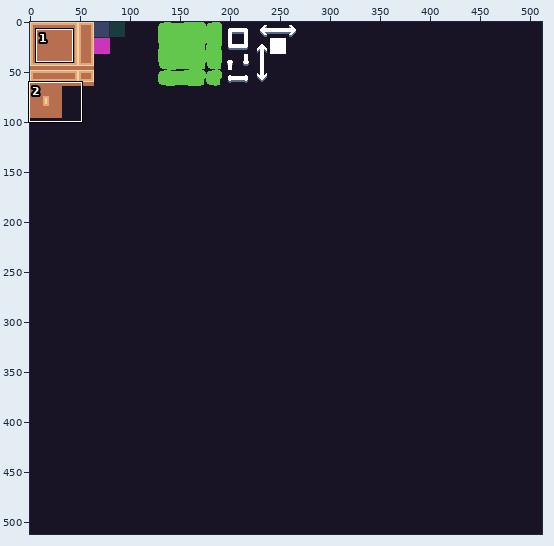
Two versions of one pixel-art file, res/gfx/tileset.aseprite. The first picture is a wide view before the edit; the outline marks the close-up.
Close-up. Before the commit:
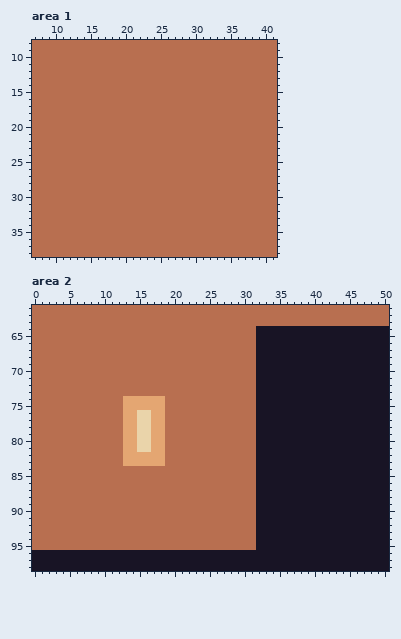
512x512 pixels, 1 frame. Shown: area 1: x 7..41, y 8..38; area 2: x 0..50, y 61..98.
And afterwards:
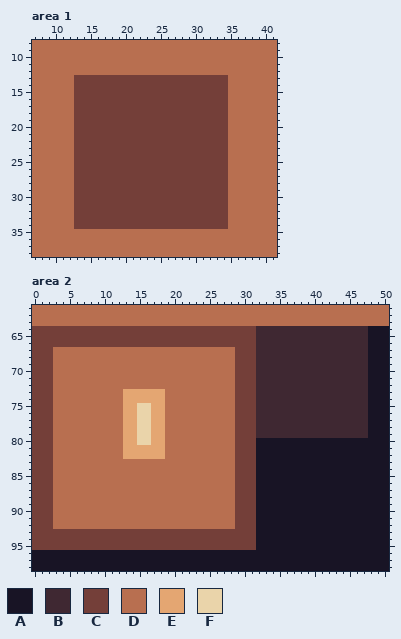
Palette (. is transparent): A #181425  B #3f2832  C #743f39  D #b86f50  E #e4a672  F #ead4aa
From old to new:
Area 1, layer "Layer 1":
Colour D becomes colour C in rows 13 to 34 at x 13 to 34.
Area 2, layer "Layer 1":
Colour A becomes colour B in rows 64 to 79 at x 32 to 47.
Colour D becomes colour C in rows 64 to 66 at x 0 to 31; in rows 67 to 92 at x 0 to 2 and 29 to 31; in rows 93 to 95 at x 0 to 31.
Colour E becomes colour D in row 83 at x 13 to 18.
Colour D becomes colour E in row 73 at x 13 to 18.
Colour F becomes colour E in row 81 at x 15 to 16.
Colour E becomes colour F in row 75 at x 15 to 16.
